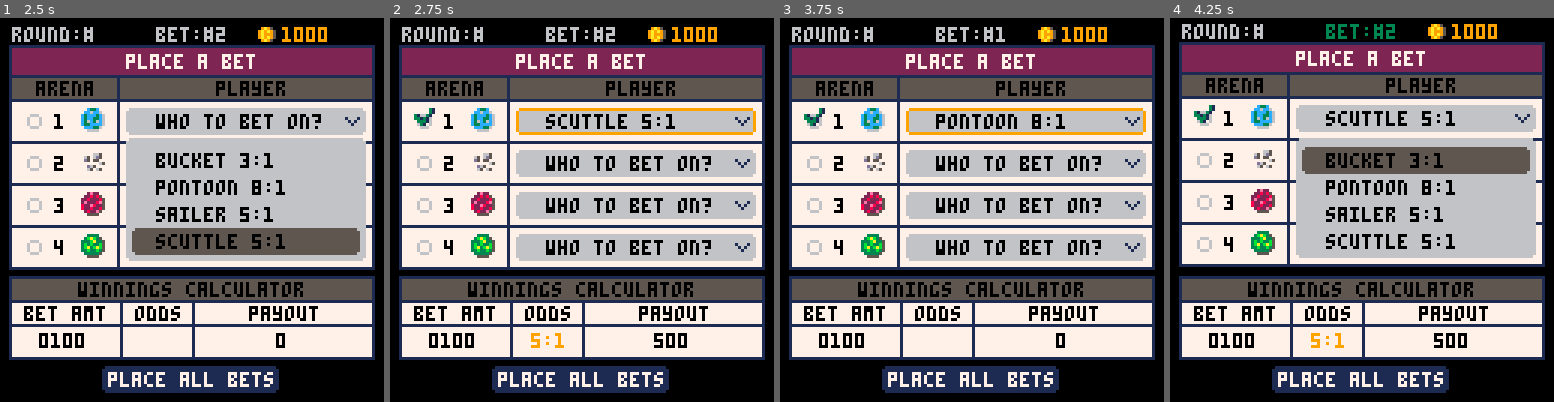
Above: before the commit, frames 1-4 (left to right).
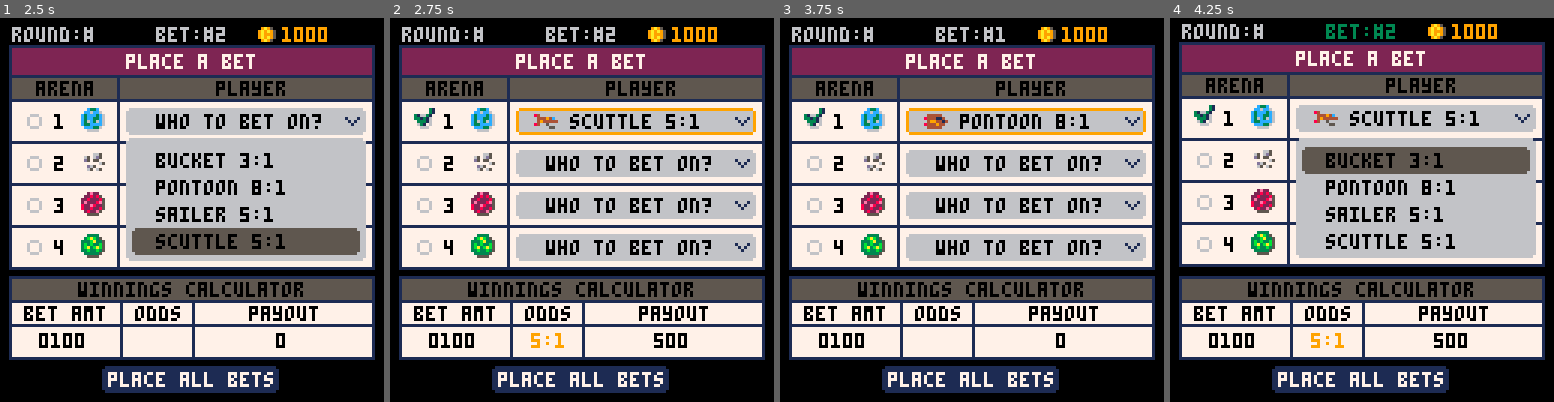
Above: after the commit, the same moments.

Repository: suspicious-smoke/club-bets-pico8
Game: PICO-8 cartridge club-bets.p8
The game is run twice, just before and just after one commit, with the same random seed, the same clock (stepped at 60 frames per second) and the same inputs.
Inputs:
- Up to frame 1 (2.5 s): tap X (X key) at 0.33, 1.07, 1.85 s; tap O (Z key) at 0.7, 1.7, 2.1 s; hold Right 1.6-2.1 s; hold Up 2.15-2.42 s; hold Right from 2.47 s (still down)
- Up to frame 2 (2.75 s): keep holding Right; tap O (Z key) at 2.5 s
- Up to frame 3 (3.75 s): tap O (Z key) at 2.9, 3.3, 3.7 s; tap X (X key) at 2.97 s; release Right at 3.03 s; hold Left 3.08-3.58 s; hold Down from 3.63 s (still down)
- Up to frame 4 (4.25 s): release Down at 3.97 s; hold Right from 4.02 s (still down); tap X (X key) at 4.08 s; tap O (Z key) at 4.1 s

Frame 1 is identical in both runs. In frame 2, 0.6% of the frame differs, in the area x 37-81%, y 25-29%; in frame 3, 0.7%; in frame 4, 0.6%.

Commit message:
sprites added

Diff:
--- a/club-bets.p8
+++ b/club-bets.p8
@@ -265,7 +265,8 @@
 		local plyr_str="who to bet on?"
 		for i_aplyr=1,4 do
 			if bets[bet_sel][2][i_arena][i_aplyr] then
-				plyr_str=get_player_string(i_arena,i_aplyr)
+				plyr_str="  "..get_player_string(i_arena,i_aplyr)
+				spr(47+arenas[i_arena][i_aplyr][1],48,16+i_arena*14+bet_off)
 				chk_spr=107
 			end
 		end
@@ -1126,12 +1127,12 @@
 00000000000000000000000000000000000000000000000000000000000000000000000000000000000000000000000000000000555666000066655500000000
 00000000000000000000000000000000000000000000000000000000000000000000000000000000000000000000000000000000000000000000000000000000
 00000000000000000000000000000000000000000000000000000000000000000000000000000000000000000000000000000000000000000000000000000000
-000000000000000000000000000000000470470000555550000000000000000000000000cc000000000000000000000000000000000000000000000000000000
-0000000002800000000000000444440004074070055555150000085660000000840000000cdccc700000000c86330000002828280000999a0000aa0000000000
-00000000222800001555dd008444114004704070085cc515490ccc5506666660044494d000cddcc70cc00cc00b6bb0300002888009ac9000089999a000ccc000
-1cccdd005222222d855566d00499441404004700085dd51544c00000066556c60494444400ccc6ccccccccd03393932300028cc09996c99a9999cc9a06666600
-8cc66cd022e2e20015665550844494400845954405555515000ddd560866666c840050000cc06000cc6cc6c0bbbbbbbb000288808aa96000089999a06757d760
-1c6ccccc5222222d005555000444440004944940005555500000085506d666d600000550cc0000008668660003003000002828280000999a0000aa0006666600
+000000000000000000000000000000000470470005555500000000000000000000000000cc000000000000000000000000000000000000000000000000000000
+00000000028000000000000004444400040740705555515000000856d0000000840000000c1ccc700000000c86330000028282800000999a0000aa0000000000
+00000000222800001555cc00844411400470407085cc5150490ccc550dddddd0044494c000c11cc70cc00cc00b6bb0300028880009ac9000089999a000ccc000
+1cccdd005222222d855577c0049944140400470085dd515044c000000dd22dcd0494444400ccc6cccccccce0339393230028cc009996c99a9999cc9a0ddddd00
+8cc77cd022e2e20015775550844494400845954455555150000ccc5608dddddc840050000cc06000ccdccdc0bbbbbbbb002888008aa96000089999a0d75717d0
+1c7ccccc5222222d00555500044444000494494005555500000008550d1ddd1d00000550cc0000008dd8dd0003003000028282800000999a0000aa000ddddd00
 00000000000000000000000000000000000000000000000000000000000000000000000000000000000000000000000000000000000000000000000000000000
 01000000060000008200000000000000100010000000000000000000000000000000000000000000000000000000000000000000000000000000000000000000
 17100000616000002828080000000000010100000000000000000000000000000000000000000000000000000000000000000000000000000000000000000000
